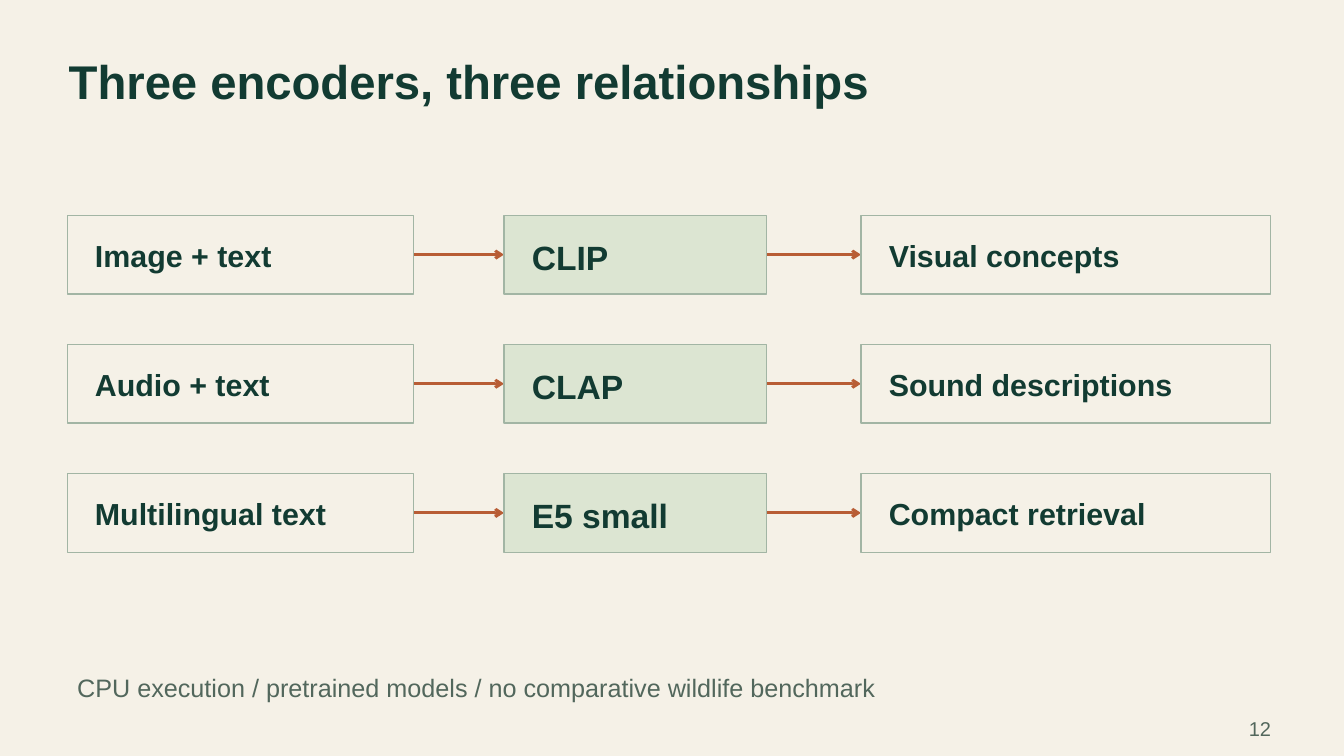
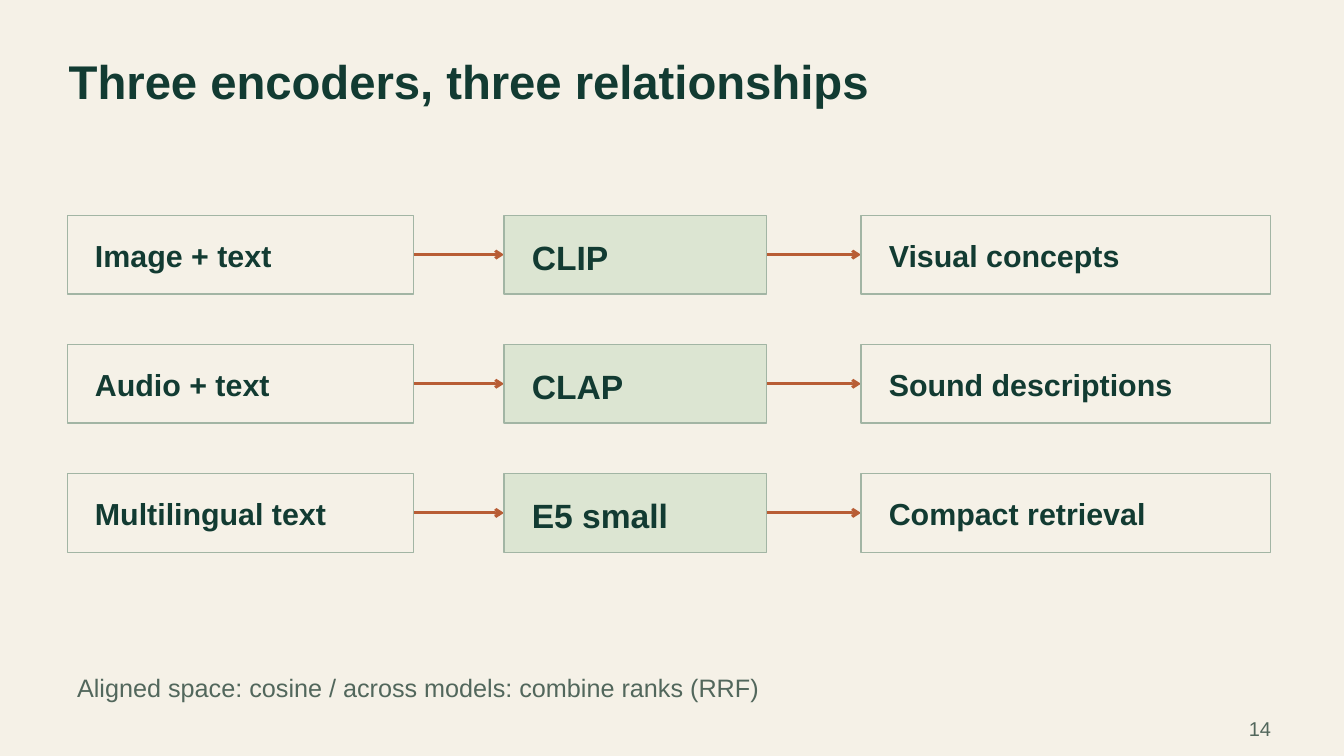
Before and after one commit to SambhavMayani/ADSBDB, a slide deck: slide 14 of docs/presentation/EcoSentinel_presentation.pptx (slide 12 before the commit). Drawn at 1344x756 pixels with LibreOffice and Linux fonts; fonts in the diff are those of the drawing. Boxes give left, top, right and bottom in pixels: in the first picture for what was removed or moved away, otherwise in the second. Text is boxed around its words. In the diff, an @@ line names an element or a change of style, - is before the commit and + after.

```diff
--- a/docs/presentation/EcoSentinel_presentation.pptx
+++ b/docs/presentation/EcoSentinel_presentation.pptx
@@ text at bbox=[77, 678, 758, 702]: text changed @@
-CPU execution / pretrained models / no comparative wildlife benchmark
+Aligned space: cosine / across models: combine ranks (RRF)
@@ text at bbox=[1249, 722, 1271, 736]: text changed @@
-12
+14
```
Also in this commit, not shown: 15 other slides changed, 7 slides added, 2 slides removed, 14 other files.
